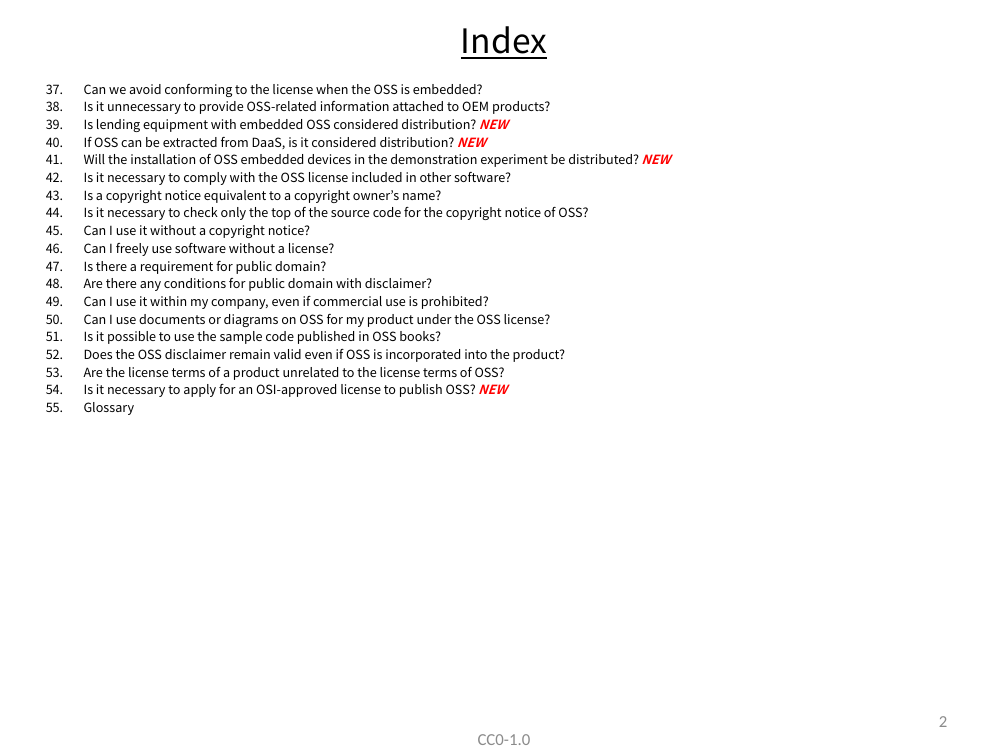
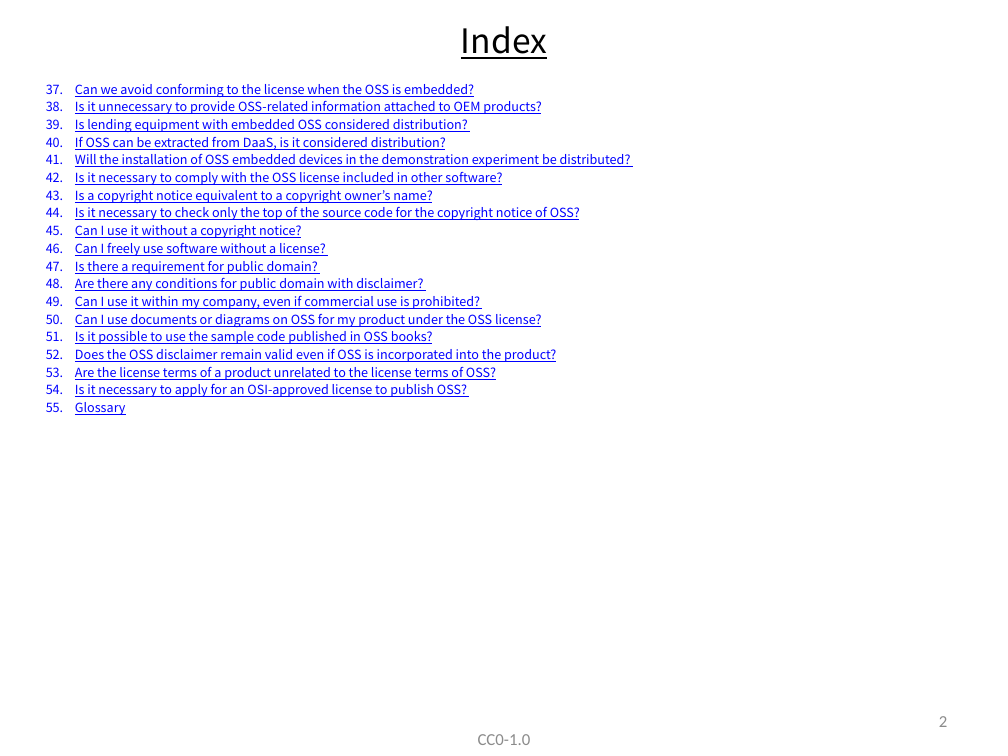
Before and after one commit to OpenChain-Project/OpenChain-JWG, a slide deck: slide 3 of Education_Material/FAQ/Misunderstandings_of_OSS_licenses_CC0.pptx. Drawn at 1008x756 pixels with LibreOffice and Linux fonts; fonts in the diff are those of the drawing. Boxes give left, top, right and bottom in pixels: in the first picture for what was removed or moved away, otherwise in the second. Text is boxed around its words. In the diff, an @@ line names an element or a change of style, - is before the commit and + after.

Commit message:
Update to V7.1. Added a link to the index.

```diff
--- a/Education_Material/FAQ/Misunderstandings_of_OSS_licenses_CC0.pptx
+++ b/Education_Material/FAQ/Misunderstandings_of_OSS_licenses_CC0.pptx
@@ text at box(75, 84, 580, 415): text colour #000000 to #0000FF, underline on in "Can we avoid conforming to the license ...", "Is it unnecessary to provide OSS-related information ...", "Is it necessary to comply with the ...", "Is a copyright notice equivalent to a ..." and 11 more places; indent changed @@
@@ text at box(75, 119, 631, 167): text changed; text colour #000000 to #0000FF @@
-39. Is lending equipment with embedded OSS considered distribution? NEW
-40. If OSS can be extracted from DaaS, is it considered distribution? NEW
-41. Will the installation of OSS embedded devices in the demonstration experiment be distributed? NEW
+39. Is lending equipment with embedded OSS considered distribution?
+40. If OSS can be extracted from DaaS, is it considered distribution?
+41. Will the installation of OSS embedded devices in the demonstration experiment be distributed?
@@ text at box(75, 384, 467, 397): text changed; text colour #000000 to #0000FF @@
-54. Is it necessary to apply for an OSI-approved license to publish OSS? NEW
+54. Is it necessary to apply for an OSI-approved license to publish OSS?
```
Also in this commit, not shown: 55 other slides changed.
